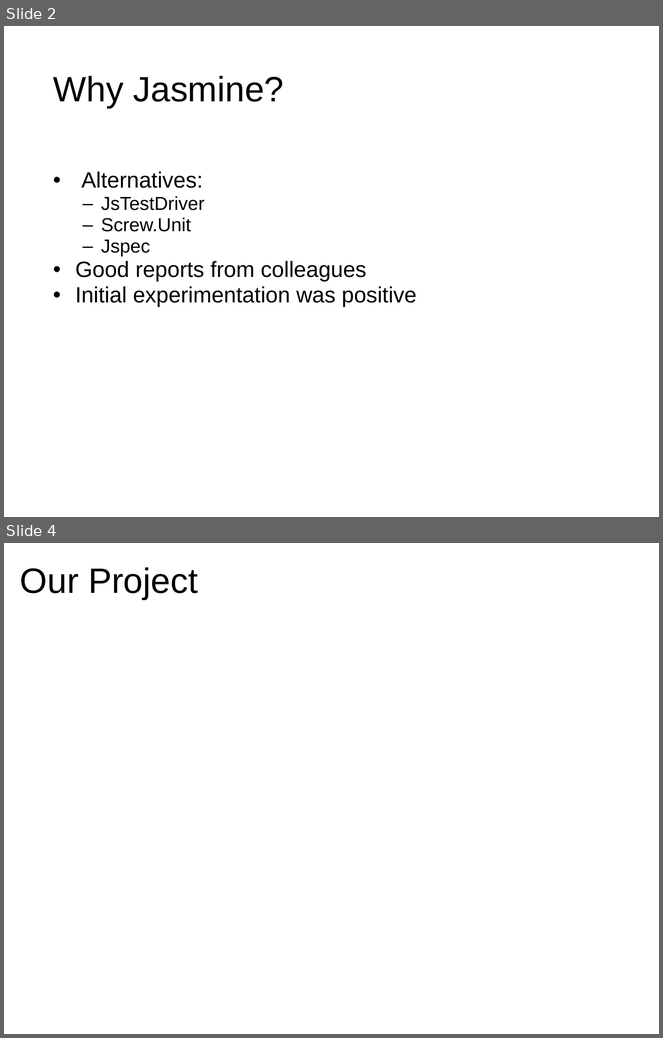
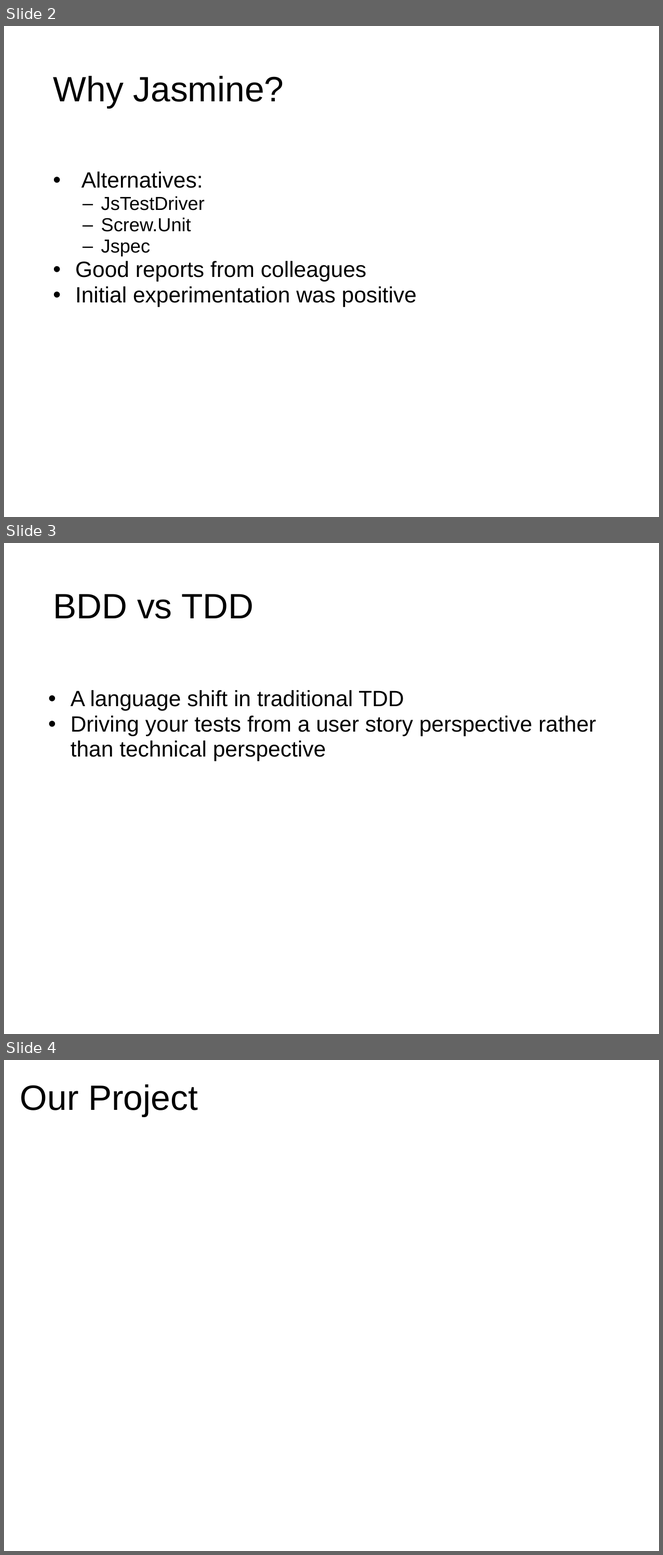
Before and after one commit to jomontanari/JasmineBowlingGame, a slide deck: TestingJavaScript_with_Jasmine.ppt. Shown one above the other, each under a label of ours: slides 2 and 4 before the commit, slides 2, 3 and 4 after it; the slides between them are not shown. The pictures are 663x1038 and 663x1555 pixels, drawn with LibreOffice and Linux fonts; fonts in the diff are those of the drawing. Boxes give left, top, right and bottom in pixels: in the first picture for what was removed or moved away, otherwise in the second. Text is boxed around its words. In the diff, an @@ line names an element or a change of style, - is before the commit and + after.

```diff
--- a/TestingJavaScript_with_Jasmine.ppt
+++ b/TestingJavaScript_with_Jasmine.ppt
@@ slide 3 added at (4,543,659,1034), background #FFFFFF @@
@@ title added at (53,594,254,619), 43 pt, text #000000 @@
+BDD vs TDD
@@ text added at (71,690,596,761), 27 pt, text #000000 @@
+• A language shift in traditional TDD
+• Driving your tests from a user story perspective rather than technical perspective
```
Also in this commit, not shown: 1 slide removed.
